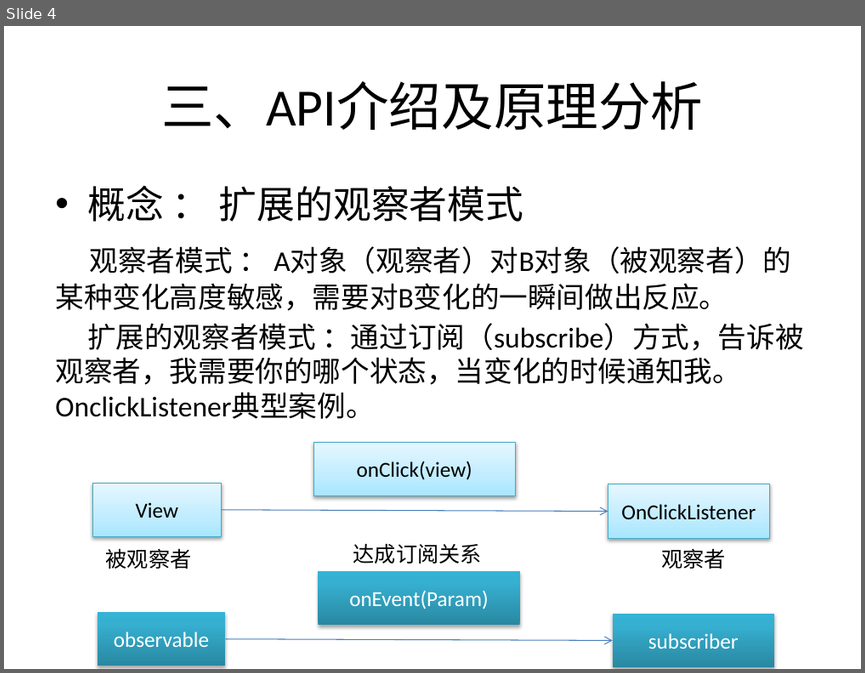
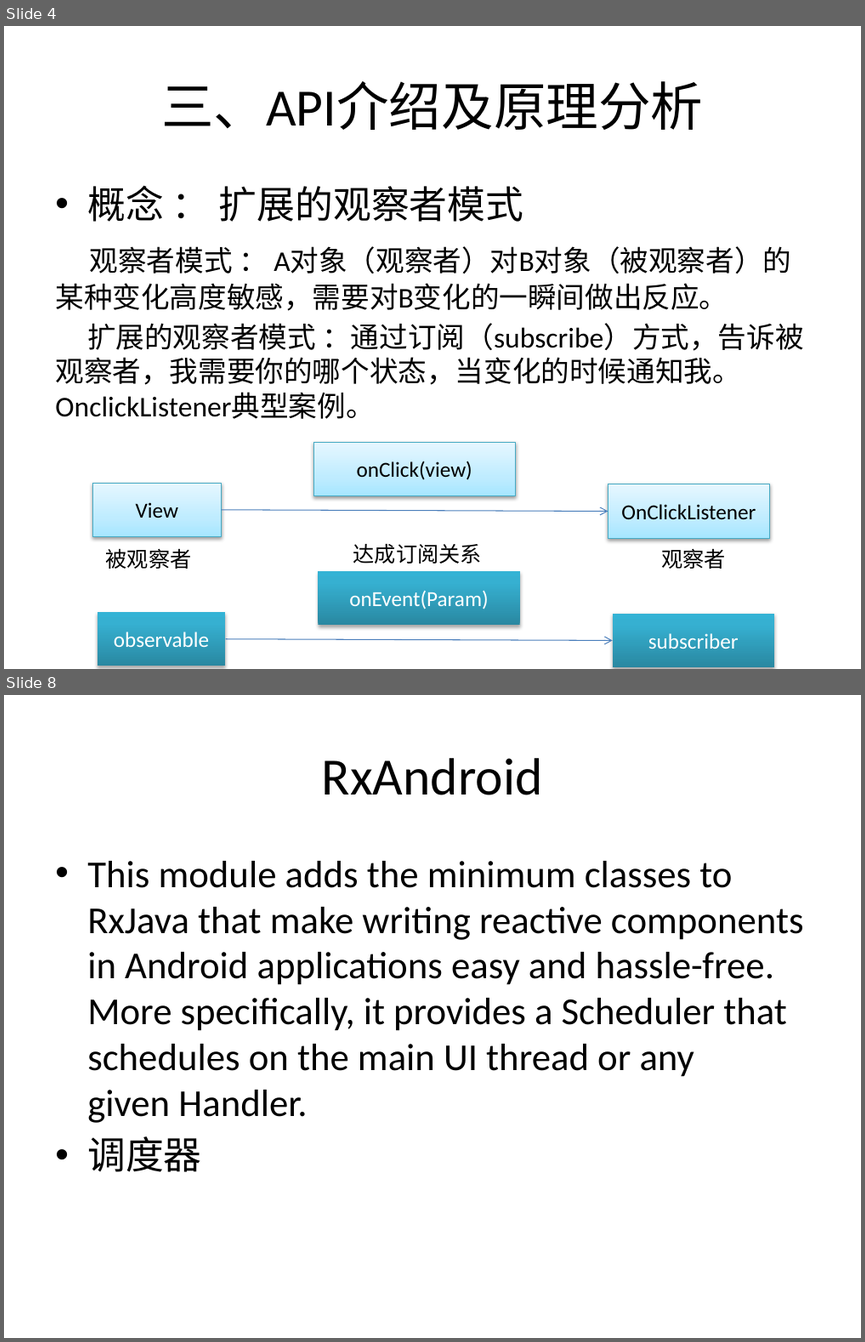
Before and after one commit to YongHuiLuo/TinyEasyView, a slide deck: RxJava 简介.pptx. Shown one above the other, each under a label of ours: slide 4 before the commit, slides 4 and 8 after it; the slides between them are not shown. The pictures are 865x673 and 865x1342 pixels, drawn with LibreOffice and Linux fonts; fonts in the diff are those of the drawing. Boxes give left, top, right and bottom in pixels: in the first picture for what was removed or moved away, otherwise in the second. Text is boxed around its words. In the diff, an @@ line names an element or a change of style, - is before the commit and + after.

Commit message:
completing RxAndroid example

```diff
--- a/RxJava 简介.pptx
+++ b/RxJava 简介.pptx
@@ slide 8 added at (x1=4, y1=695, x2=861, y2=1338), background #FFFFFF @@
@@ title added at (x1=322, y1=758, x2=543, y2=795), 44 pt, text #000000 @@
+RxAndroid
@@ text added at (x1=87, y1=861, x2=804, y2=1172), 32 pt, text #000000 @@
+• This module adds the minimum classes to RxJava that make writing reactive components in Android applications easy and hassle-free. More specifically, it provides a Scheduler that schedules on the main UI thread or any given Handler.
+• 调度器
```
Also in this commit, not shown: 4 other slides added, 8 other files.
